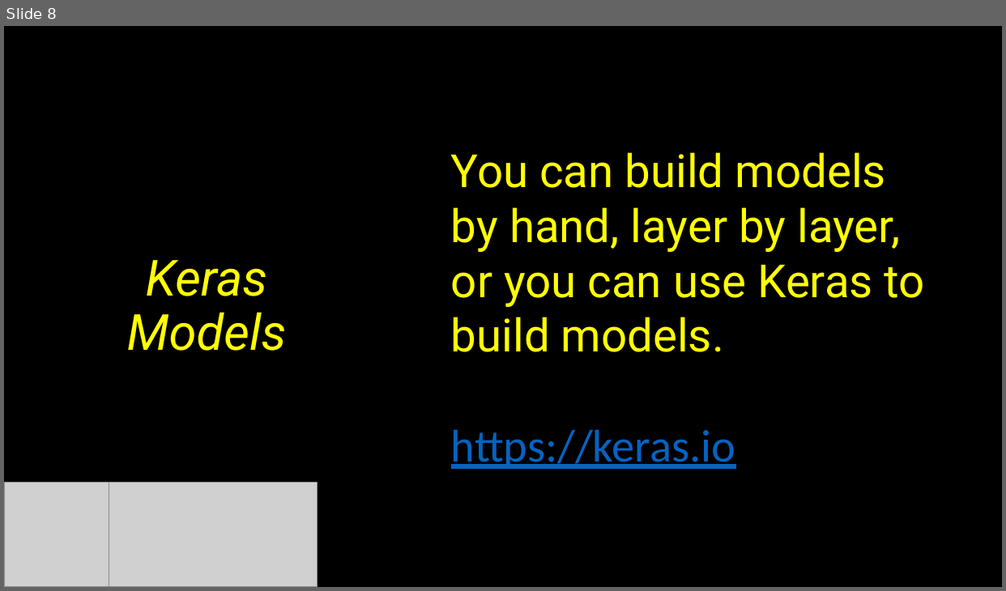
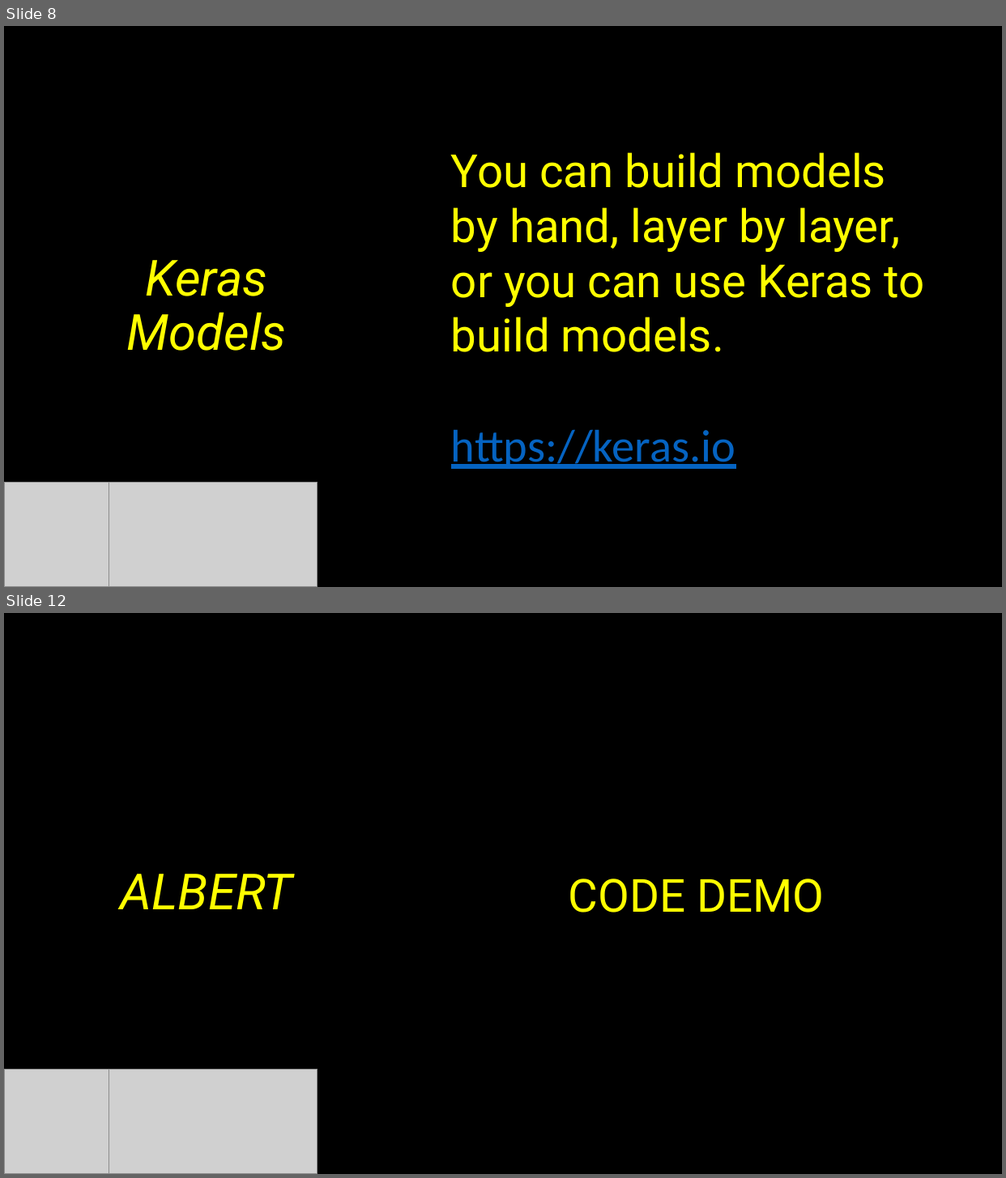
Before and after one commit to krakrjak/data-science-meetup-2019-12-12, a slide deck: TensorFlow For The Masses.pptx. Shown one above the other, each under a label of ours: slide 8 before the commit, slides 8 and 12 after it; the slides between them are not shown. The pictures are 1006x591 and 1006x1178 pixels, drawn with LibreOffice and Linux fonts; fonts in the diff are those of the drawing; grey boxes stand for pictures. Boxes give left, top, right and bottom in pixels: in the first picture for what was removed or moved away, otherwise in the second. Text is boxed around its words. In the diff, an @@ line names an element or a change of style, - is before the commit and + after.

```diff
--- a/TensorFlow For The Masses.pptx
+++ b/TensorFlow For The Masses.pptx
@@ slide 12 added at <box>4,613,1002,1174</box>, background #000000 @@
@@ title added at <box>121,874,292,909</box>, 48 pt, text #FFFF00, italic @@
+ALBERT
@@ text added at <box>569,879,825,913</box>, 44 pt, text #FFFF00 @@
+CODE DEMO
@@ picture added at <box>4,1069,109,1174</box> @@
@@ picture added at <box>109,1069,317,1174</box> @@
```
Also in this commit, not shown: 4 other slides added, 1 other file.
